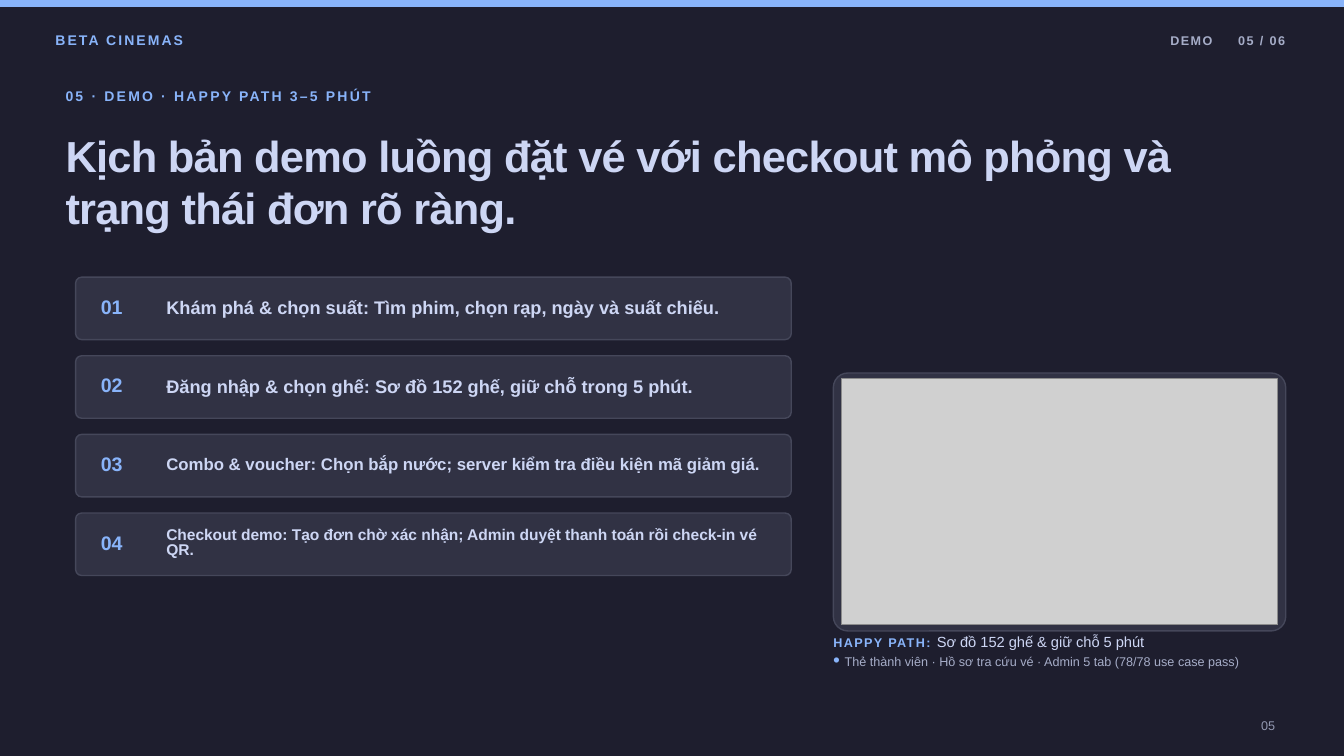
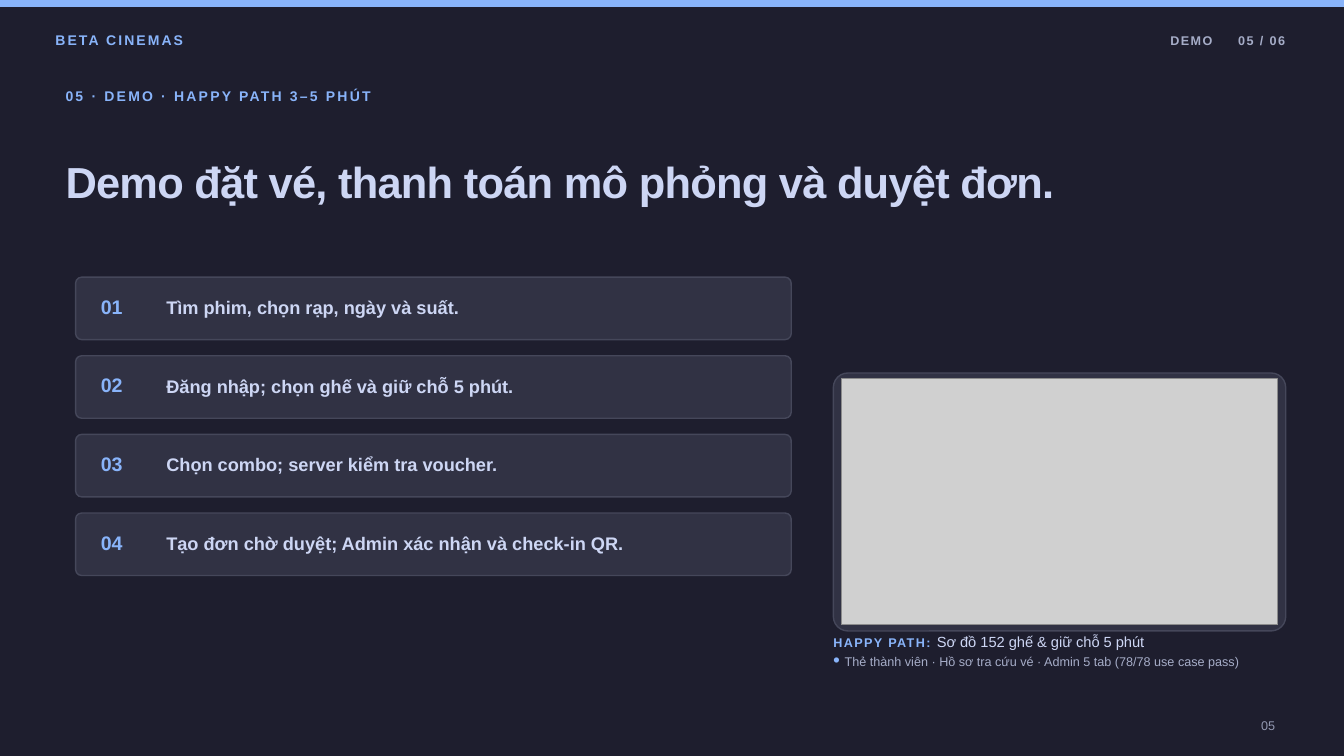
Before and after one commit to AsakiYuki/web2064-fa26, a slide deck: slide 5 of Beta-Cinemas-Presentation.odp. Drawn at 1344x756 pixels with LibreOffice and Linux fonts; fonts in the diff are those of the drawing; grey boxes stand for pictures. Boxes give left, top, right and bottom in pixels: in the first picture for what was removed or moved away, otherwise in the second. Text is boxed around its words. In the diff, an @@ line names an element or a change of style, - is before the commit and + after.

Commit message:
docs(presentation): reduce slide text

```diff
--- a/Beta-Cinemas-Presentation.odp
+++ b/Beta-Cinemas-Presentation.odp
@@ text at (66, 165, 1054, 206): text changed @@
-Kịch bản demo luồng đặt vé với checkout mô phỏng và trạng thái đơn rõ ràng.
+Demo đặt vé, thanh toán mô phỏng và duyệt đơn.
@@ text at (166, 300, 458, 318): text changed @@
-Khám phá & chọn suất: Tìm phim, chọn rạp, ngày và suất chiếu.
+Tìm phim, chọn rạp, ngày và suất.
@@ text at (166, 379, 464, 397): text changed @@
-Đăng nhập & chọn ghế: Sơ đồ 152 ghế, giữ chỗ trong 5 phút.
+Đăng nhập; chọn ghế và giữ chỗ 5 phút.
@@ text at (166, 457, 498, 475): text changed; size 12 to 13 pt @@
-Combo & voucher: Chọn bắp nước; server kiểm tra điều kiện mã giảm giá.
+Chọn combo; server kiểm tra voucher.
@@ text at (166, 536, 623, 554): text changed; size 11.1 to 13 pt @@
-Checkout demo: Tạo đơn chờ xác nhận; Admin duyệt thanh toán rồi check-in vé QR.
+Tạo đơn chờ duyệt; Admin xác nhận và check-in QR.
```
Also in this commit, not shown: 5 other slides changed.
